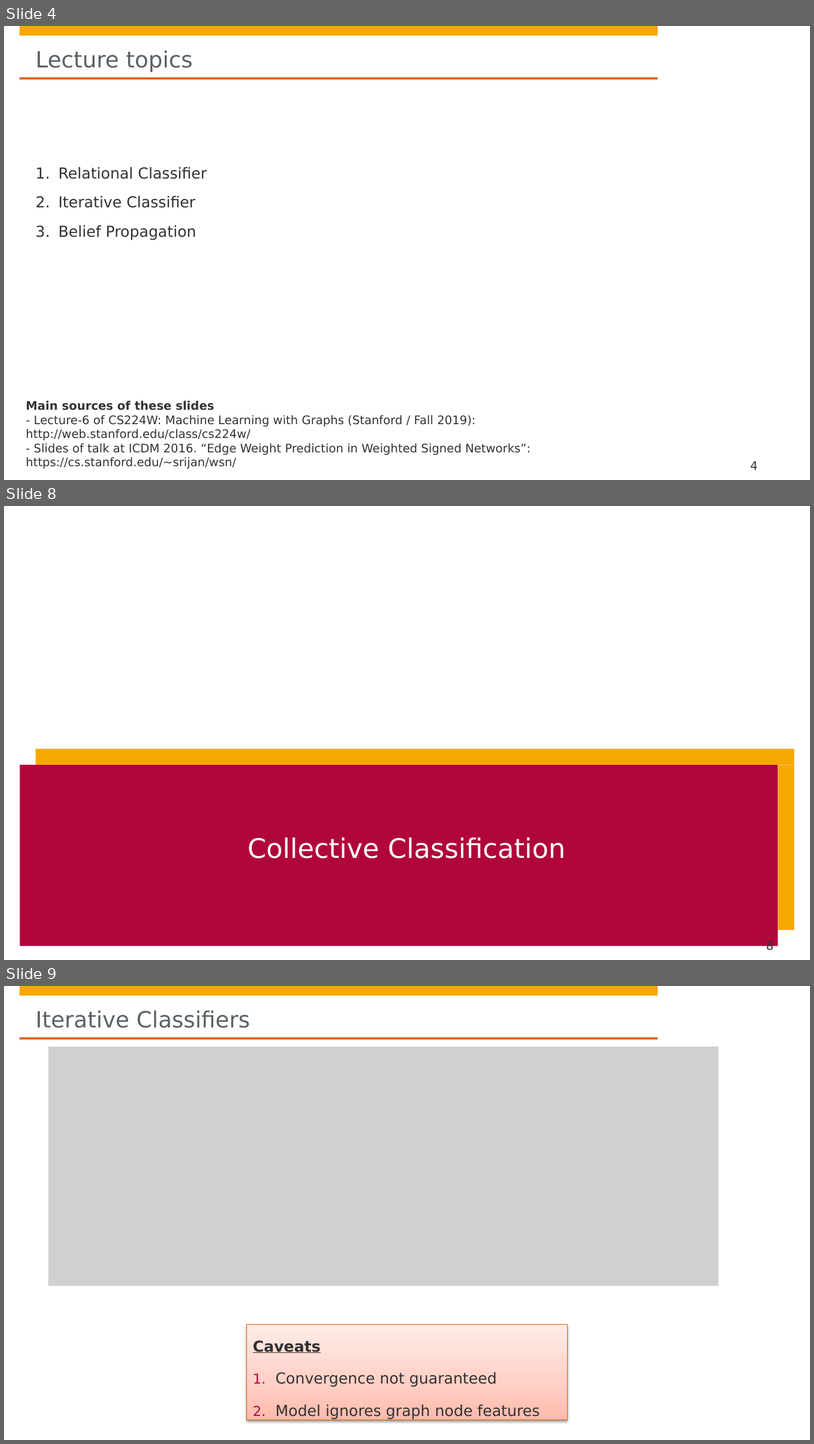
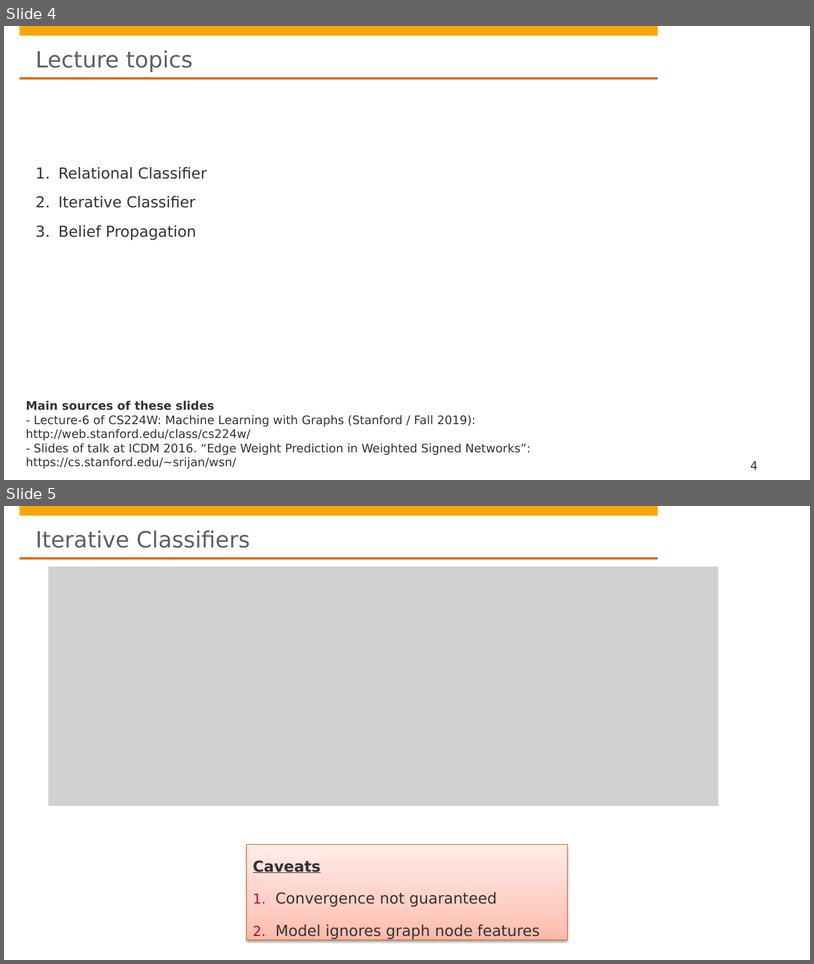
Before and after one commit to hpi-sam/GNN-Course-2020, a slide deck: 4. Messaging Passing for Node Classification.pptx. Shown one above the other, each under a label of ours: slides 4, 8 and 9 before the commit, slides 4 and 5 after it; the slides between them are not shown. The pictures are 814x1444 and 814x964 pixels, drawn with LibreOffice and Linux fonts; fonts in the diff are those of the drawing; grey boxes stand for pictures; background and template pictures are left out. Boxes give left, top, right and bottom in pixels: in the first picture for what was removed or moved away, otherwise in the second. Text is boxed around its words. In the diff, an @@ line names an element or a change of style, - is before the commit and + after.

```diff
--- a/4. Messaging Passing for Node Classification.pptx
+++ b/4. Messaging Passing for Node Classification.pptx
@@ slide 8 removed at (x1=4, y1=506, x2=810, y2=960), background #FFFFFF; not listed: 4 template elements that a slide beside it also shows @@
@@ rectangle removed at (x1=14, y1=506, x2=659, y2=609) @@
@@ rectangle removed at (x1=35, y1=748, x2=795, y2=765) @@
@@ rectangle removed at (x1=20, y1=765, x2=779, y2=946) @@
@@ rectangle removed at (x1=779, y1=765, x2=795, y2=930) @@
@@ title removed at (x1=248, y1=837, x2=566, y2=858) @@
-Collective Classification
@@ page number removed at (x1=767, y1=940, x2=774, y2=953) @@
-8
@@ what was slide 9 is now slide 5 @@
```
Also in this commit, not shown: 5 slides changed, 3 slides added, 1 other slide removed.
